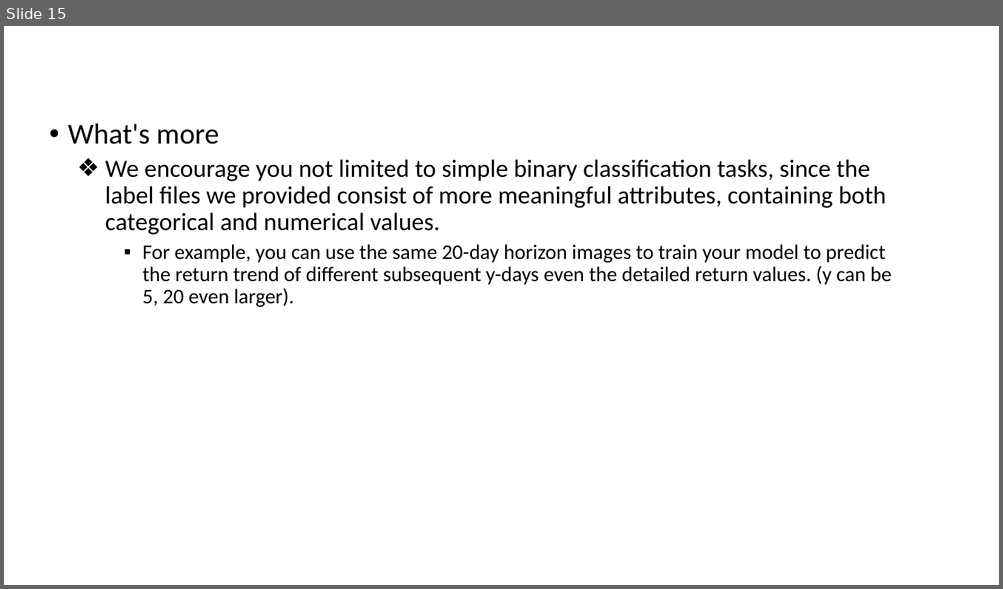
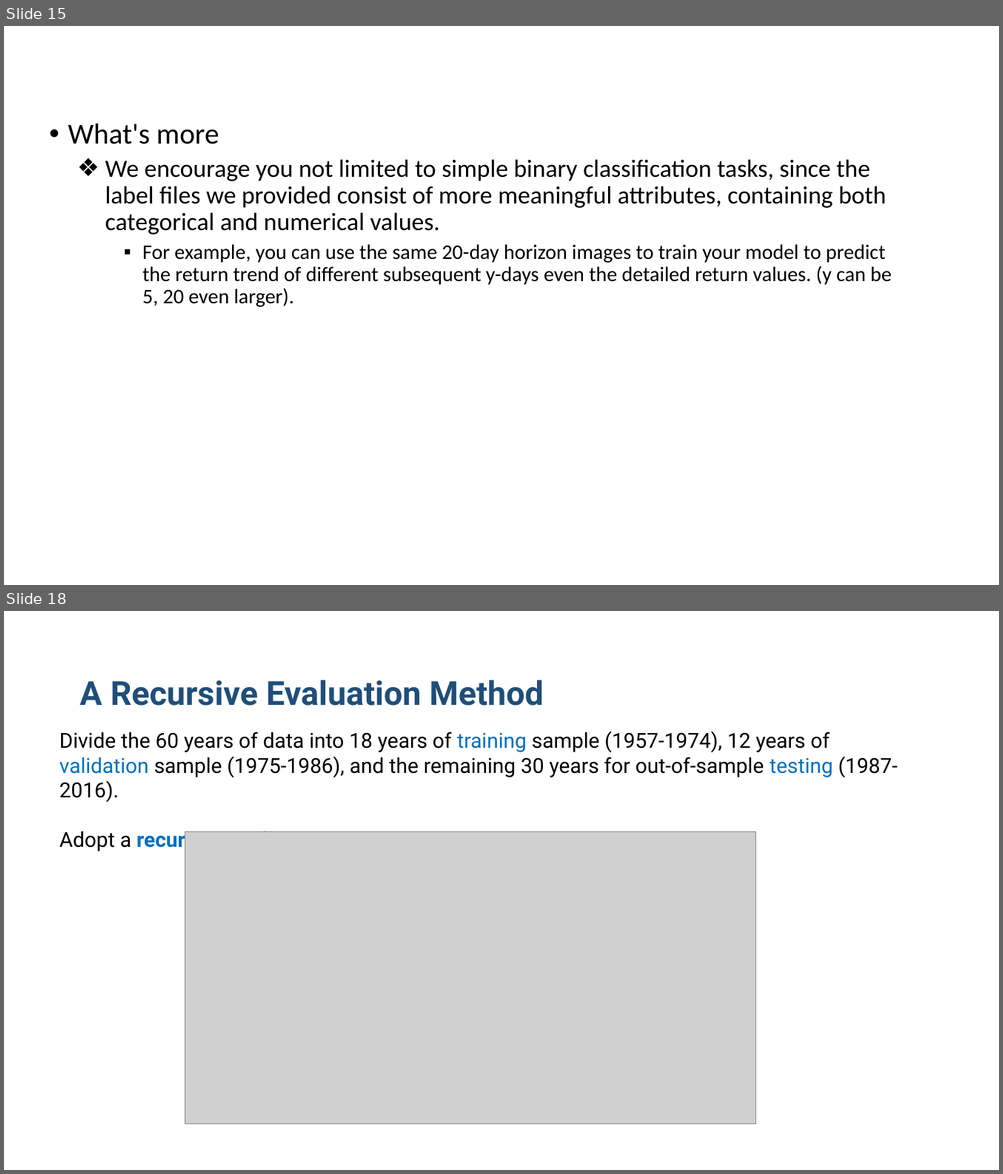
Before and after one commit to yao-lab/yao-lab.github.io, a slide deck: aifin/2021/slides/Xiu_Reimage.pptx. Shown one above the other, each under a label of ours: slide 15 before the commit, slides 15 and 18 after it; the slides between them are not shown. The pictures are 1003x589 and 1003x1174 pixels, drawn with LibreOffice and Linux fonts; fonts in the diff are those of the drawing; grey boxes stand for pictures. Boxes give left, top, right and bottom in pixels: in the first picture for what was removed or moved away, otherwise in the second. Text is boxed around its words. In the diff, an @@ line names an element or a change of style, - is before the commit and + after.

```diff
--- a/aifin/2021/slides/Xiu_Reimage.pptx
+++ b/aifin/2021/slides/Xiu_Reimage.pptx
@@ slide 18 added at (x1=4, y1=611, x2=999, y2=1170), background #FFFFFF @@
@@ title added at (x1=79, y1=680, x2=543, y2=706), 32 pt, text #1F4E79, bold @@
+A Recursive Evaluation Method
@@ text added at (x1=60, y1=731, x2=897, y2=853), 20 pt, text #000000 @@
+Divide the 60 years of data into 18 years of training sample (1957-1974), 12 years of validation sample (1975-1986), and the remaining 30 years for out-of-sample testing (1987-2016).
+Adopt a recursive performance evaluation scheme.
@@ picture added at (x1=185, y1=832, x2=756, y2=1125) @@
```
Also in this commit, not shown: 1 slide changed, 5 other slides added, 4 other files.
